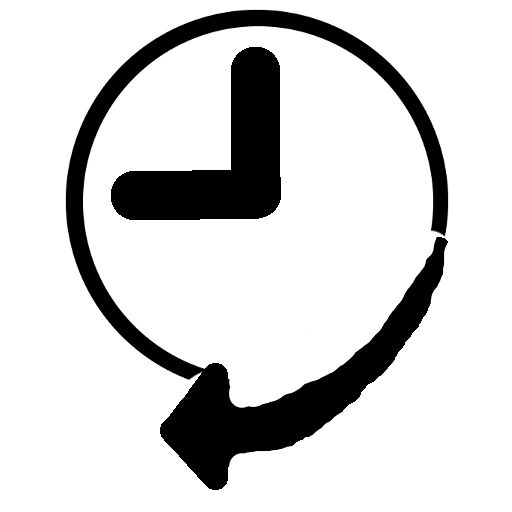
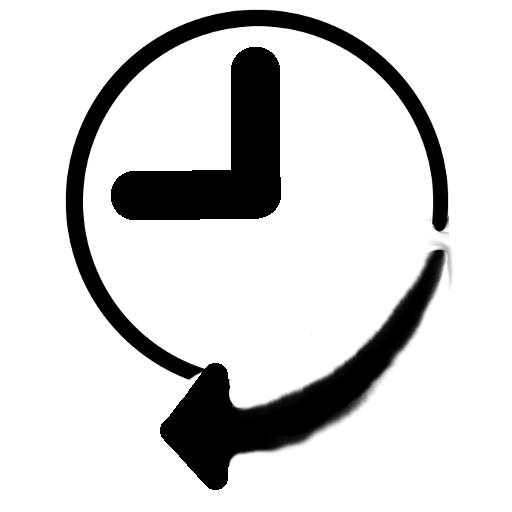
Revision of a layered (512, 512) image; what changed, layer by layer:
painted on "Ebene #1" over [228, 237, 453, 467]
painted on "Hintergrund-Kopie" over [429, 214, 449, 239]
